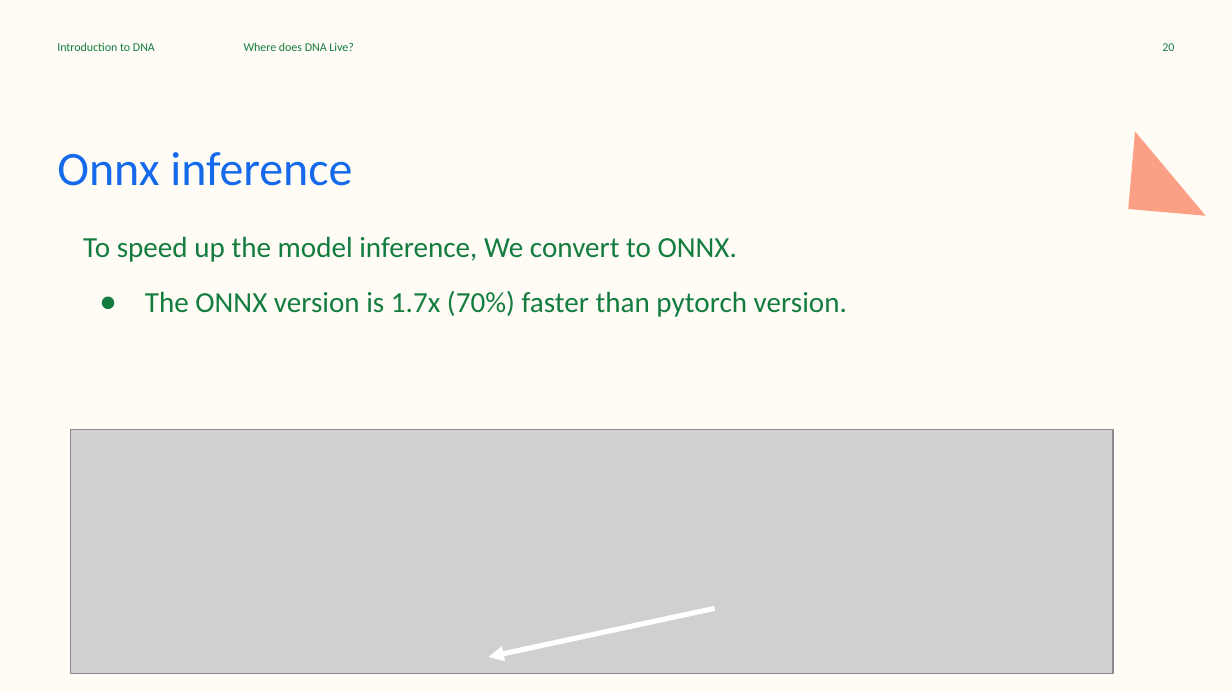
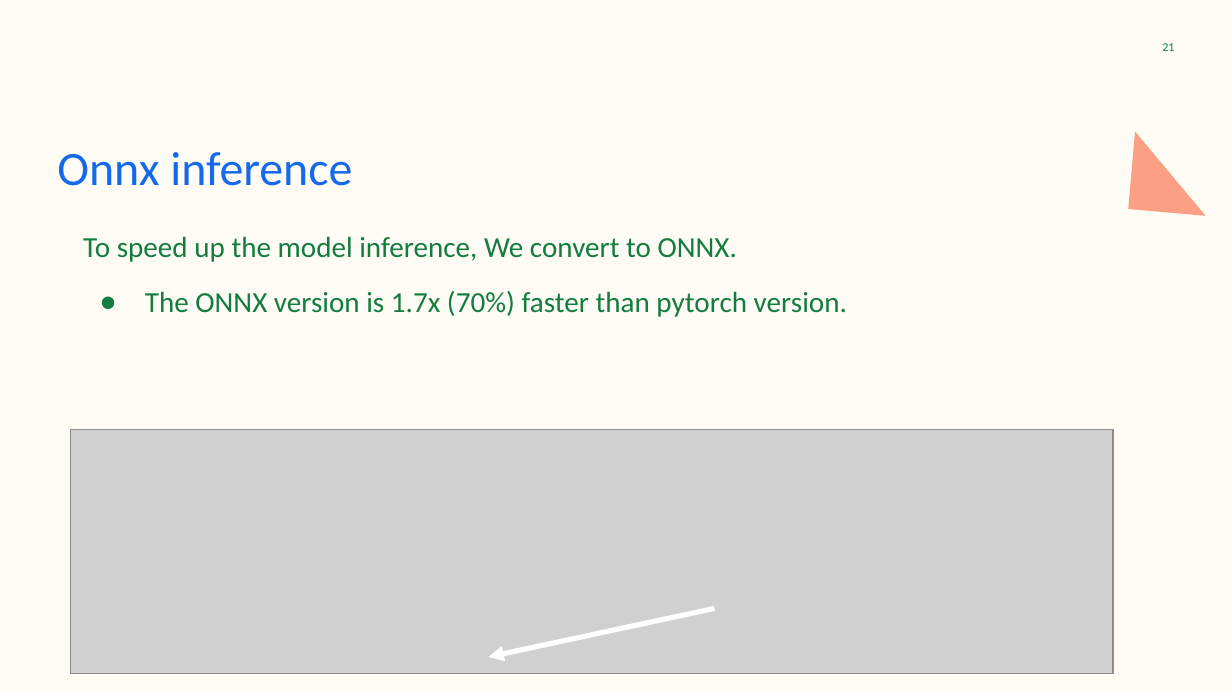
Before and after one commit to AmrRagab0/Pet-MultiClassification, a slide deck: slide 21 of Oxford Pet breed Multi classification.pptx (slide 20 before the commit). Drawn at 1232x693 pixels with LibreOffice and Linux fonts; fonts in the diff are those of the drawing; grey boxes stand for pictures. Boxes give left, top, right and bottom in pixels: in the first picture for what was removed or moved away, otherwise in the second. Text is boxed around its words. In the diff, an @@ line names an element or a change of style, - is before the commit and + after.

```diff
--- a/Oxford Pet breed Multi classification.pptx
+++ b/Oxford Pet breed Multi classification.pptx
@@ subtitle removed at bbox=[57, 42, 155, 51] @@
-Introduction to DNA
@@ subtitle removed at bbox=[244, 42, 354, 51] @@
-Where does DNA Live?
@@ page number at bbox=[1162, 43, 1174, 51]: text changed @@
-20
+21
```
Also in this commit, not shown: 6 other slides changed, 2 slides added, 1 slide removed.
